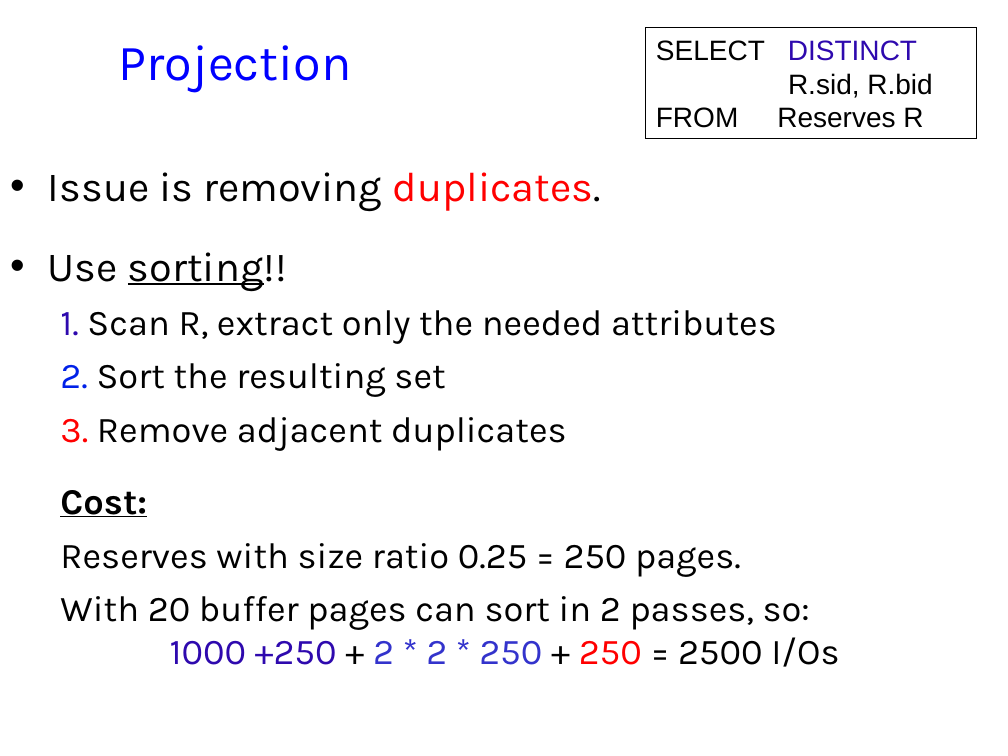
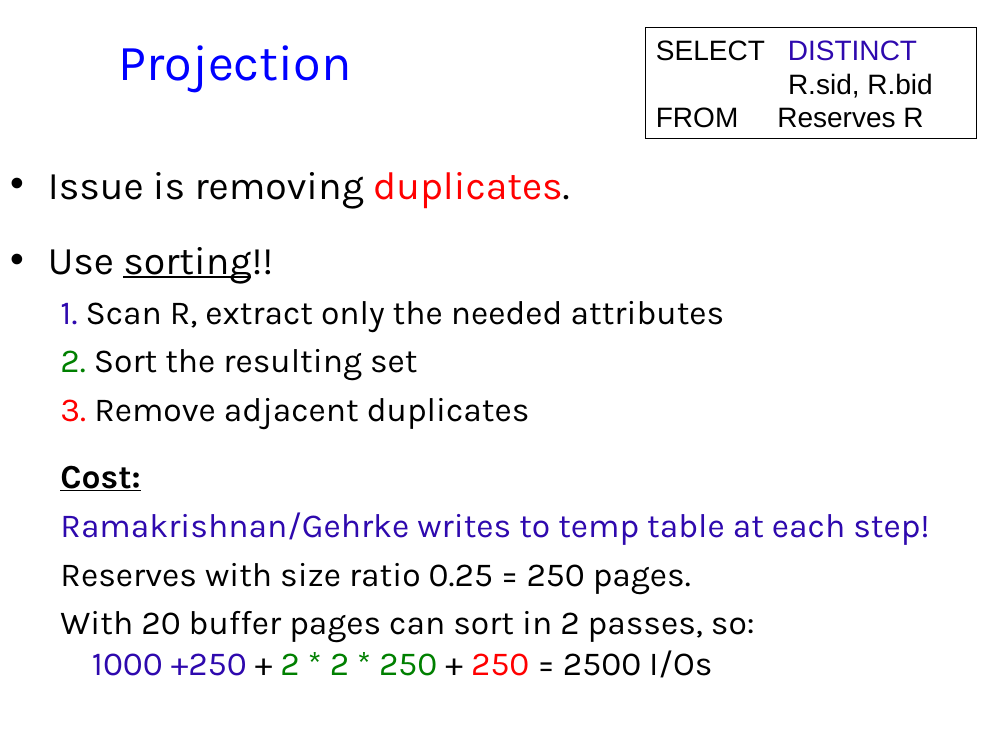
Before and after one commit to jhellerstein/cs186-09, a slide deck: slide 17 of lecs/09-QP1.ppt. Drawn at 1008x756 pixels with LibreOffice and Linux fonts; fonts in the diff are those of the drawing; background and template pictures are left out. Boxes give left, top, right and bottom in pixels: in the first picture for what was removed or moved away, otherwise in the second. Text is boxed around its words. In the diff, an @@ line names an element or a change of style, - is before the commit and + after.

Commit message:
disambiguate the costs involved in sorting

```diff
--- a/lecs/09-QP1.ppt
+++ b/lecs/09-QP1.ppt
@@ text at [48,172,755,678]: size 29.6 to 28 pt in "Issue is removing duplicates.", "Use sorting!!"; size 25.9 to 24 pt in "1. Scan R, extract only the needed ...", "2. Sort the resulting set", "3. Remove adjacent duplicates", "Cost:" and 2 more places; text colour #0021E8 to #008000 in "2."; text colour #3333CC to #008000 in "2 * 2 * 250"; less space between paragraphs @@
@@ text at [60,512,929,545]: paragraph added @@
+  Ramakrishnan/Gehrke writes to temp table at each step!
```
Also in this commit, not shown: 2 other slides changed, 1 slide added, 1 other file.
